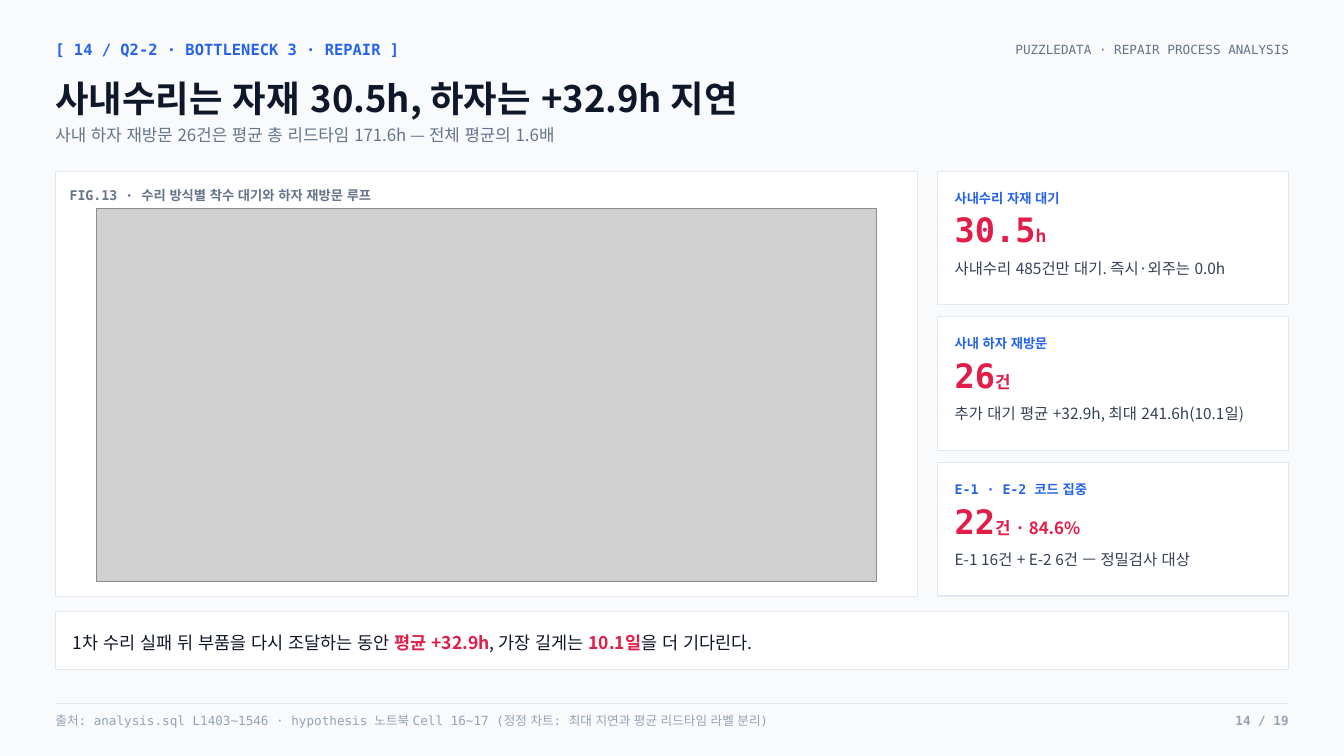
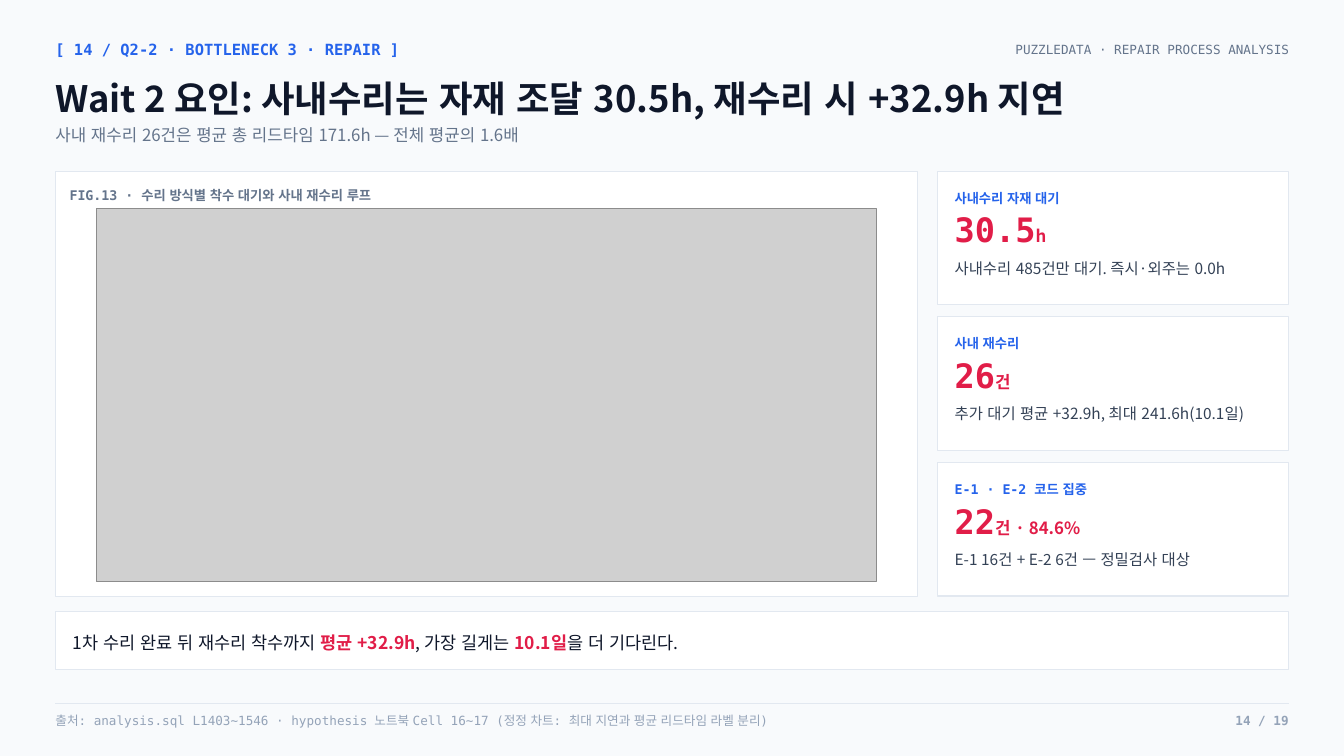
Before and after one commit to nus1245/puzzle_data, a slide deck: slide 14 of outputs/pptx/puzzledata_repair_report.pptx. Drawn at 1344x756 pixels with LibreOffice and Linux fonts; fonts in the diff are those of the drawing; grey boxes stand for pictures. Boxes give left, top, right and bottom in pixels: in the first picture for what was removed or moved away, otherwise in the second. Text is boxed around its words. In the diff, an @@ line names an element or a change of style, - is before the commit and + after.

```diff
--- a/outputs/pptx/puzzledata_repair_report.pptx
+++ b/outputs/pptx/puzzledata_repair_report.pptx
@@ text at [55, 81, 1065, 120]: text changed @@
-사내수리는 자재 30.5h, 하자는 +32.9h 지연
+Wait 2 요인: 사내수리는 자재 조달 30.5h, 재수리 시 +32.9h 지연
@@ text at [55, 127, 519, 143]: text changed @@
-사내 하자 재방문 26건은 평균 총 리드타임 171.6h — 전체 평균의 1.6배
+사내 재수리 26건은 평균 총 리드타임 171.6h — 전체 평균의 1.6배
@@ text at [70, 189, 371, 201]: text changed @@
-FIG.13 · 수리 방식별 착수 대기와 하자 재방문 루프
+FIG.13 · 수리 방식별 착수 대기와 사내 재수리 루프
@@ text at [955, 337, 1020, 350]: text changed @@
-사내 하자 재방문
+사내 재수리
@@ text at [73, 634, 678, 652]: text changed @@
-1차 수리 실패 뒤 부품을 다시 조달하는 동안 평균 +32.9h, 가장 길게는 10.1일을 더 기다린다.
+1차 수리 완료 뒤 재수리 착수까지 평균 +32.9h, 가장 길게는 10.1일을 더 기다린다.
```
Also in this commit, not shown: 1 other slide changed, 5 other files.
